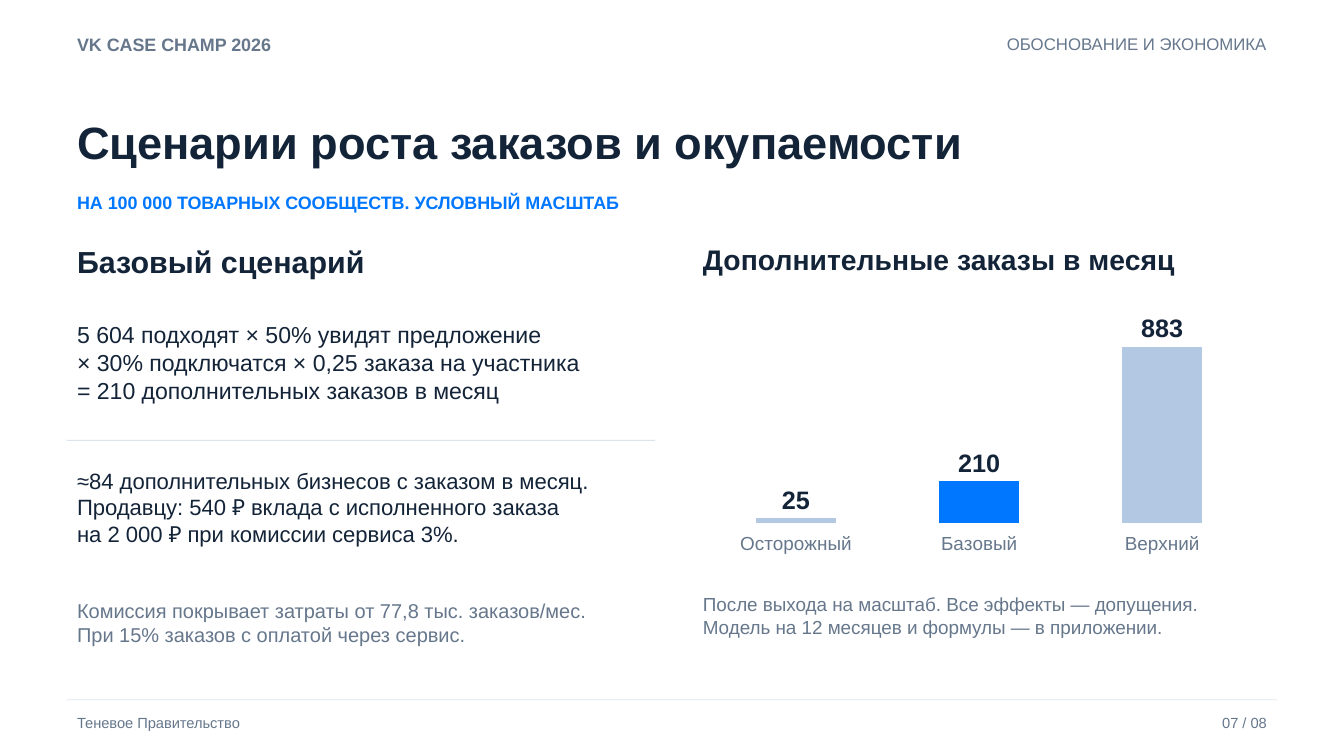
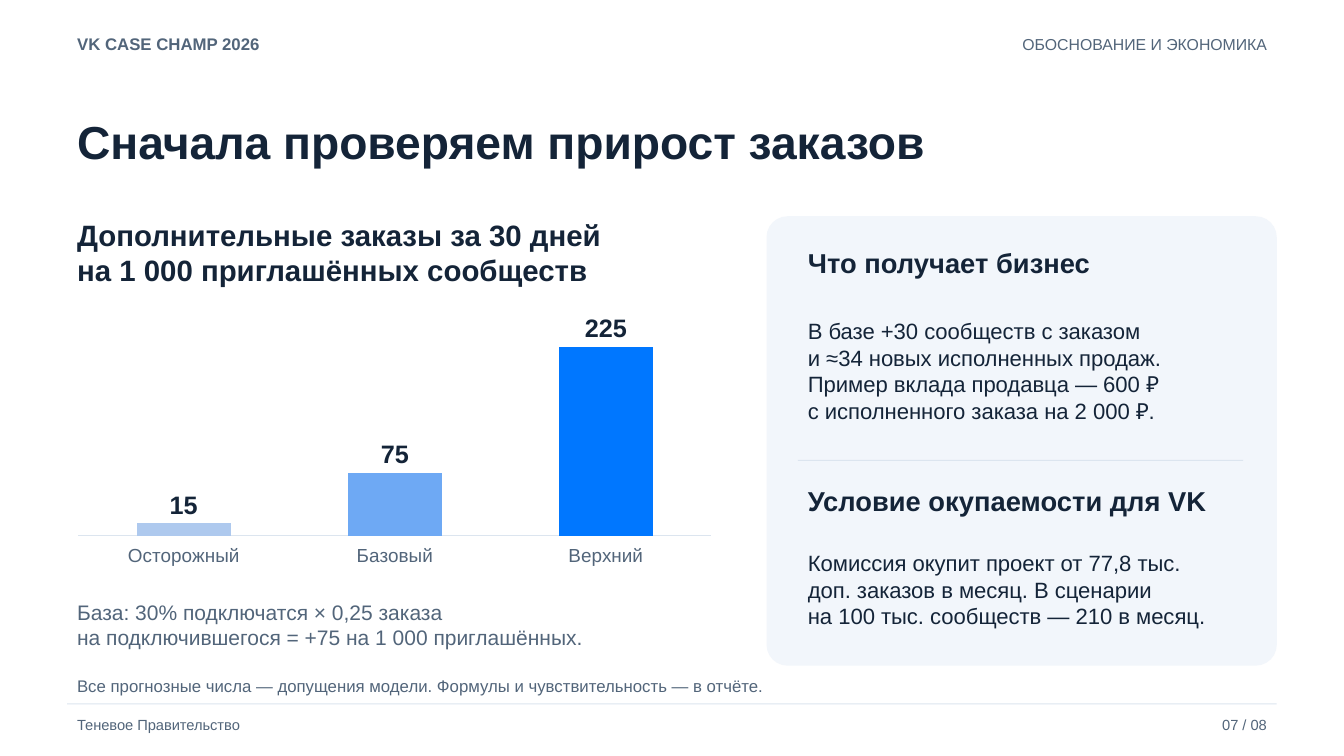
Before and after one commit to Shadovv-Government/vs_case_champ, a slide deck: slide 7 of presentation/Теневое Правительство_strategy_msk.pptx. Drawn at 1344x756 pixels with LibreOffice and Linux fonts; fonts in the diff are those of the drawing. Boxes give left, top, right and bottom in pixels: in the first picture for what was removed or moved away, otherwise in the second. Text is boxed around its words. In the diff, an @@ line names an element or a change of style, - is before the commit and + after.

Commit message:
Пересобрать решение «VK Заказ рядом» и комплект отборочного этапа VK Case Champ 2026
Проверить действующие инструменты VK и аналоги по первоисточникам, обосновать стартовый сегмент по XLSX, уточнить роль Маркета и сценарий заказа из переписки.

Пересчитать сценарии продаж, затраты и окупаемость, описать 90-дневный пилот, размер A/B-теста и условия расширения.

Обновить PDF из восьми слайдов, редактируемый PPTX, аналитический отчёт с раскрытием ИИ, заметки к защите и инструкцию по подаче одной заявки от команды.

```diff
--- a/presentation/Теневое Правительство_strategy_msk.pptx
+++ b/presentation/Теневое Правительство_strategy_msk.pptx
@@ text "VK CASE CHAMP 2026" at (77,38,259,50): size 12.8 to 12 pt, text colour #66778C to #52657A @@
@@ text "ОБОСНОВАНИЕ И ЭКОНОМИКА": place and size @@
-text "ОБОСНОВАНИЕ И ЭКОНОМИКА" at (1007,38,1267,50)
+text "ОБОСНОВАНИЕ И ЭКОНОМИКА" at (1022,39,1267,50)
@@ text "ОБОСНОВАНИЕ И ЭКОНОМИКА" at (1022,39,1267,50): size 12 to 11.2 pt, text colour #66778C to #52657A @@
@@ text at (77,126,925,168): text changed; size 32.2 to 33 pt @@
-Сценарии роста заказов и окупаемости
+Сначала проверяем прирост заказов
@@ text at (77,224,601,287): text changed; size 12.8 to 21 pt; text colour #0077FF to #142438 @@
-НА 100 000 ТОВАРНЫХ СООБЩЕСТВ. УСЛОВНЫЙ МАСШТАБ
+Дополнительные заказы за 30 дней
+на 1 000 приглашённых сообществ
@@ rounded rectangle added at (766,217,1276,666), fill #F2F6FB @@
@@ text removed at (77,250,365,279) @@
-Базовый сценарий
@@ text removed at (703,250,1174,276) @@
-Дополнительные заказы в месяц
@@ text added at (808,253,1090,278), 19.5 pt, text #142438, bold @@
+Что получает бизнес
@@ column chart at (66,306,725,573) @@
@@ Series 1, Осторожный: 25 to 15 @@
@@ Series 1, Базовый: 210 to 75 @@
@@ Series 1, Верхний: 883 to 225 @@
@@ colours of single points changed @@
@@ category axis changed @@
@@ value axis changed @@
@@ bar spacing changed @@
@@ column chart: place and size @@
-column chart at (694,297,1266,560)
+column chart at (66,306,725,573)
@@ text added at (808,323,1161,420), 15.8 pt, text #142438 @@
+В базе +30 сообществ с заказом
+и ≈34 новых исполненных продаж.
+Пример вклада продавца — 600 ₽
+с исполненного заказа на 2 000 ₽.
@@ rectangle removed at (68,440,655,441) @@
@@ text removed at (77,473,588,547) @@
-≈84 дополнительных бизнесов с заказом в месяц.
-Продавцу: 540 ₽ вклада с исполненного заказа
-на 2 000 ₽ при комиссии сервиса 3%.
@@ rectangle added at (799,460,1244,461), fill #DCE5EF @@
@@ text added at (808,492,1206,516), 19.5 pt, text #142438, bold @@
+Условие окупаемости для VK
@@ text at (808,555,1205,629): text changed; size 13.5 to 15.8 pt; text colour #66778C to #142438 @@
-После выхода на масштаб. Все эффекты — допущения.
-Модель на 12 месяцев и формулы — в приложении.
+Комиссия окупит проект от 77,8 тыс.
+доп. заказов в месяц. В сценарии
+на 100 тыс. сообществ — 210 в месяц.
@@ text at (77,605,583,650): text changed; size 16.5 to 15 pt; text colour #142438 to #52657A @@
-5 604 подходят × 50% увидят предложение
-× 30% подключатся × 0,25 заказа на участника
-= 210 дополнительных заказов в месяц
+База: 30% подключатся × 0,25 заказа
+на подключившегося = +75 на 1 000 приглашённых.
@@ text removed at (77,603,586,646) @@
-Комиссия покрывает затраты от 77,8 тыс. заказов/мес.
-При 15% заказов с оплатой через сервис.
@@ text added at (77,680,763,696), 12 pt, text #52657A @@
+Все прогнозные числа — допущения модели. Формулы и чувствительность — в отчёте.
@@ text "Теневое Правительство" at (77,720,240,733): text colour #66778C to #52657A @@
@@ rectangle: place and size @@
-rectangle at (68,700,1277,701)
+rectangle at (68,704,1277,705)
@@ text "07 / 08" at (1222,720,1267,730): text colour #66778C to #52657A @@
```
Also in this commit, not shown: 2 other slides changed, 5 slides added, 5 slides removed, 15 other files.
